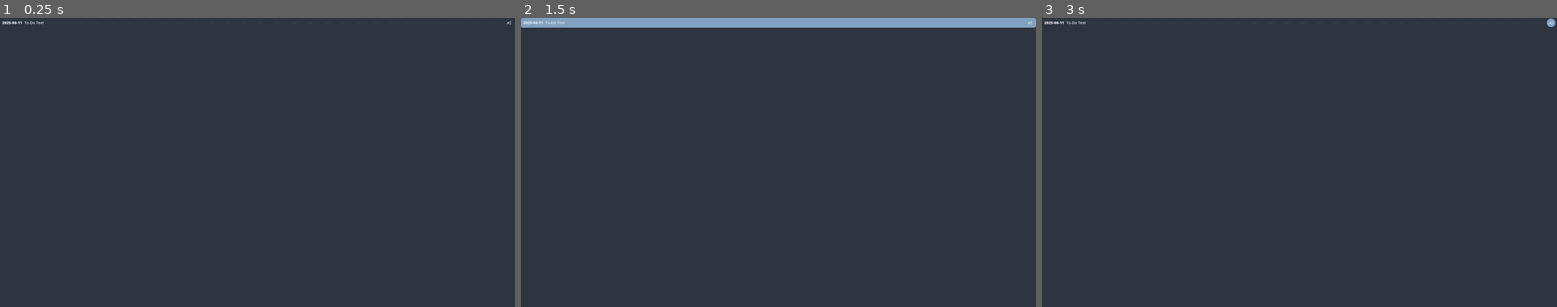
Above: before the commit, frames 1-3 (left to right).
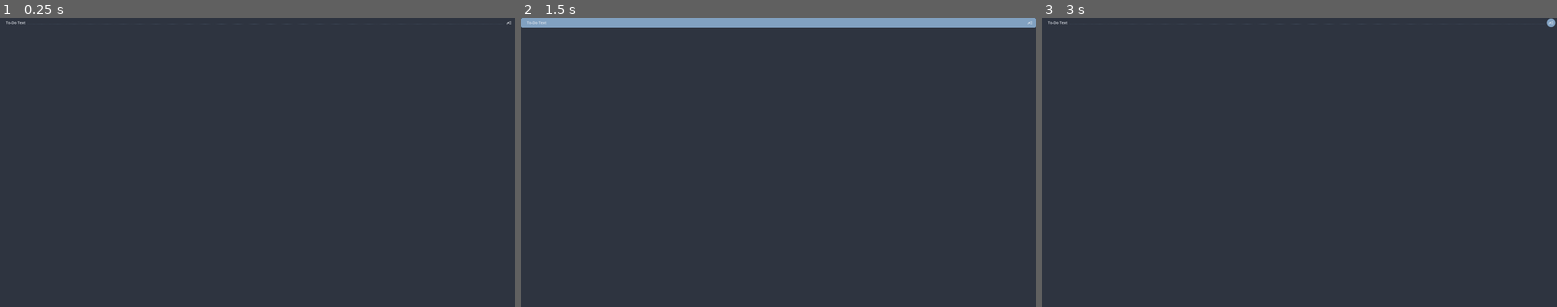
Above: after the commit, the same moments.

Repository: njamster/habituary
Game: Godot game, scene res://main_window/global_search_results/search_result/search_result.tscn
Two runs of this game, one before a commit and one after it. Both use one fixed random seed, a clock stepped at 60 frames per second and the inputs below. This scene is started directly instead of the project's main scene.
Inputs (mouse positions are in pixels of both pictures, inside the frame that each line leads up to):
- Up to frame 1 (0.25 s): no input
- Up to frame 2 (1.5 s): click (1030, 23) at 0.5 s; click (1030, 23) at 1.25 s
- Up to frame 3 (3 s): click (1551, 23) at 2 s; tap Enter at 2.75 s; move the mouse to (1412, 148) at 2.77 s; hold Tab (indent_todo) from 2.78 s (still down); click (1412, 148) at 2.92 s

The runs differ from the first frame. In frame 1, 0.1% of the frame differs, in the area x 0-96%, y 1-3%; in frame 2, less than 0.1%; in frame 3, 0.1%.
Error in both runs: Invalid call. Nonexistent function 'as_dict' in base 'Nil'. (res://custom/resources/date.gd:191)

Commit message:
Group global search results by date
... and make each individual group foldable via an arrow button next to
its date. The folding does *not* persist when modifying the search term!

Also, adjust the position of the dotted ConnectorLines by adding them as
the child of a vertically shrinking MarginContainer with a top margin.

Diff:
--- a/main_window/global_search_results/global_search_results.gd
+++ b/main_window/global_search_results/global_search_results.gd
@@ -34,14 +34,22 @@
 		if key == "capture":
 			continue  # with next key
 
+		var search_result_group := preload(
+			"search_result_group/seach_result_group.tscn"
+		).instantiate()
+		search_result_group.date = Date.from_string(key)
+
 		var line_id := 0
 		for line in Cache.data[key].content:
 			var stripped_line := Utils.strip_tags(line)
 			if stripped_line.contains(Settings.search_query):
 				var search_result := SEARCH_RESULT.instantiate()
 				search_result.fill_in(key, stripped_line, line_id)
-				%SearchResults.add_child(search_result)
+				search_result_group.add_result(search_result)
 			line_id += 1
+
+		if search_result_group.contains_results():
+			$%SearchResults.add_child(search_result_group)
 
 	# If there were no matching items, show the NoHitMessage instead.
 	$NoHitMessage.visible = (%SearchResults.get_child_count() == 0)
--- a/main_window/global_search_results/global_search_results.tscn
+++ b/main_window/global_search_results/global_search_results.tscn
@@ -26,3 +26,4 @@
 unique_name_in_owner = true
 layout_mode = 2
 size_flags_horizontal = 3
+theme_type_variation = &"MediumSeparation"
--- a/main_window/global_search_results/search_result/search_result.gd
+++ b/main_window/global_search_results/search_result/search_result.gd
@@ -6,7 +6,6 @@
 
 func fill_in(key, value, id) -> void:
 	date = Date.from_string(key)
-	%Date.text = date.format("MMM DD, YYYY") + ":"
 	%Text.text = value
 	line_number = id
 
--- a/main_window/global_search_results/search_result/search_result.tscn
+++ b/main_window/global_search_results/search_result/search_result.tscn
@@ -1,7 +1,6 @@
-[gd_scene load_steps=7 format=3 uid="uid://njjkbwxn0qbo"]
+[gd_scene load_steps=6 format=3 uid="uid://njjkbwxn0qbo"]
 
 [ext_resource type="Script" uid="uid://cas8bxt657mew" path="res://main_window/global_search_results/search_result/search_result.gd" id="1_aiq75"]
-[ext_resource type="FontFile" uid="uid://clgk36lj6qey" path="res://theme/fonts/OpenSans-ExtraBold.ttf" id="1_w40yj"]
 [ext_resource type="Texture2D" uid="uid://fwaqgbwuue6c" path="res://main_window/side_panel/bookmarks/bookmark/images/jump_to_todo.svg" id="2_aiq75"]
 [ext_resource type="Texture2D" uid="uid://dvwky1k2js4hn" path="res://main_window/side_panel/help/input_hint/images/dotted_connector.png" id="3_6ui7r"]
 [ext_resource type="Script" uid="uid://bqai4pv020yjf" path="res://custom/tooltip.gd" id="3_lials"]
@@ -29,18 +28,18 @@
 layout_mode = 2
 theme_type_variation = &"SmallSeparation"
 
-[node name="Date" type="Label" parent="HBox"]
-unique_name_in_owner = true
-layout_mode = 2
-theme_override_fonts/font = ExtResource("1_w40yj")
-text = "2025-06-11"
-
 [node name="Text" type="Label" parent="HBox"]
 unique_name_in_owner = true
 layout_mode = 2
 text = "To-Do Text"
 
-[node name="ConnectorLine" type="TextureRect" parent="HBox"]
+[node name="ExtraPadding" type="MarginContainer" parent="HBox"]
+layout_mode = 2
+size_flags_horizontal = 3
+size_flags_vertical = 4
+theme_override_constants/margin_top = 10
+
+[node name="ConnectorLine" type="TextureRect" parent="HBox/ExtraPadding"]
 self_modulate = Color(0.505882, 0.631373, 0.756863, 1)
 layout_mode = 2
 size_flags_horizontal = 3
--- /dev/null
+++ b/main_window/global_search_results/search_result_group/images/folded.svg
@@ -0,0 +1 @@
+<svg xmlns="http://www.w3.org/2000/svg" height="20px" viewBox="0 -960 960 960" width="20px" fill="#FFFFFF"><path d="M522-480 333-669l51-51 240 240-240 240-51-51 189-189Z"/></svg>
--- /dev/null
+++ b/main_window/global_search_results/search_result_group/images/unfolded.svg
@@ -0,0 +1 @@
+<svg xmlns="http://www.w3.org/2000/svg" height="20px" viewBox="0 -960 960 960" width="20px" fill="#FFFFFF"><path d="M480-333 240-573l51-51 189 189 189-189 51 51-240 240Z"/></svg>
--- /dev/null
+++ b/main_window/global_search_results/search_result_group/seach_result_group.gd
@@ -0,0 +1,54 @@
+extends VBoxContainer
+
+
+var date : Date:
+	set(value):
+		if value:
+			date = value
+
+			%Date.text = date.format("MMM DD, YYYY") + ":"
+
+
+func _ready() -> void:
+	_setup_initial_state()
+	_connect_signals()
+
+
+
+func _setup_initial_state() -> void:
+	%ExtraPadding.hide()
+
+
+func _connect_signals() -> void:
+	%FoldToggle.toggled.connect(_on_fold_toggle_toggled)
+	%FoldToggle.mouse_entered.connect(_on_fold_toggle_mouse_entered)
+	%FoldToggle.mouse_exited.connect(_on_fold_toggle_mouse_exited)
+
+
+func _on_fold_toggle_toggled(toggled_on : bool) -> void:
+	$Results.visible = not toggled_on
+
+	if toggled_on:
+		%ExtraPadding.show()
+		%ItemCount.text = "(%d)" % $Results.get_child_count()
+		%FoldToggle/Tooltip.text = "Unfold Group"
+	else:
+		%ExtraPadding.hide()
+		%ItemCount.text = ""
+		%FoldToggle/Tooltip.text = "Fold Group"
+
+
+func _on_fold_toggle_mouse_entered() -> void:
+	%FoldToggle.theme_type_variation = "ToDoItem_Focused"
+
+
+func _on_fold_toggle_mouse_exited() -> void:
+	%FoldToggle.theme_type_variation = "FlatButton"
+
+
+func add_result(node : Node) -> void:
+	$Results.add_child(node)
+
+
+func contains_results() -> bool:
+	return $Results.get_child_count() > 0
--- /dev/null
+++ b/main_window/global_search_results/search_result_group/seach_result_group.tscn
@@ -0,0 +1,69 @@
+[gd_scene load_steps=8 format=3 uid="uid://dfj2k46fd31gp"]
+
+[ext_resource type="Script" uid="uid://dkechn1xp1m5k" path="res://main_window/global_search_results/search_result_group/seach_result_group.gd" id="1_yx6sb"]
+[ext_resource type="Texture2D" uid="uid://sfx7hdmd5ns0" path="res://main_window/global_search_results/search_result_group/images/unfolded.svg" id="2_bj5ei"]
+[ext_resource type="FontFile" uid="uid://clgk36lj6qey" path="res://theme/fonts/OpenSans-ExtraBold.ttf" id="2_vn6h3"]
+[ext_resource type="Script" uid="uid://dnkjpbn8pmav1" path="res://custom/toggle_button.gd" id="3_d46gf"]
+[ext_resource type="Texture2D" uid="uid://bqw1t06vwq4tt" path="res://main_window/global_search_results/search_result_group/images/folded.svg" id="4_wda2y"]
+[ext_resource type="Script" uid="uid://bqai4pv020yjf" path="res://custom/tooltip.gd" id="5_d46gf"]
+[ext_resource type="Texture2D" uid="uid://dvwky1k2js4hn" path="res://main_window/side_panel/help/input_hint/images/dotted_connector.png" id="7_wda2y"]
+
+[node name="SeachResultGroup" type="VBoxContainer"]
+offset_right = 40.0
+offset_bottom = 40.0
+script = ExtResource("1_yx6sb")
+
+[node name="Header" type="HBoxContainer" parent="."]
+layout_mode = 2
+theme_type_variation = &"TinySeparation"
+
+[node name="FoldToggle" type="Button" parent="Header"]
+unique_name_in_owner = true
+layout_mode = 2
+focus_mode = 0
+mouse_default_cursor_shape = 2
+theme_type_variation = &"FlatButton"
+theme_override_constants/icon_max_width = 20
+toggle_mode = true
+icon = ExtResource("2_bj5ei")
+flat = true
+script = ExtResource("3_d46gf")
+icon_toggled_off = ExtResource("2_bj5ei")
+icon_toggled_on = ExtResource("4_wda2y")
+metadata/_custom_type_script = "uid://dnkjpbn8pmav1"
+
+[node name="Tooltip" type="Node" parent="Header/FoldToggle"]
+script = ExtResource("5_d46gf")
+text = "Fold Group"
+popup_delay = 1.5
+gap_width = 3
+metadata/_custom_type_script = "uid://bqai4pv020yjf"
+
+[node name="Date" type="Label" parent="Header"]
+unique_name_in_owner = true
+layout_mode = 2
+theme_override_fonts/font = ExtResource("2_vn6h3")
+
+[node name="ExtraPadding" type="MarginContainer" parent="Header"]
+unique_name_in_owner = true
+visible = false
+layout_mode = 2
+size_flags_horizontal = 3
+size_flags_vertical = 4
+theme_override_constants/margin_top = 12
+
+[node name="ConnectorLine" type="TextureRect" parent="Header/ExtraPadding"]
+self_modulate = Color(0.505882, 0.631373, 0.756863, 1)
+layout_mode = 2
+size_flags_horizontal = 3
+size_flags_vertical = 4
+texture = ExtResource("7_wda2y")
+stretch_mode = 1
+
+[node name="ItemCount" type="Label" parent="Header"]
+unique_name_in_owner = true
+layout_mode = 2
+theme_type_variation = &"SearchResultGroup_ItemCount"
+
+[node name="Results" type="VBoxContainer" parent="."]
+layout_mode = 2
--- a/theme/dark_theme.tres
+++ b/theme/dark_theme.tres
@@ -696,15 +696,21 @@
 anti_aliasing_size = 0.33
 
 [sub_resource type="StyleBoxFlat" id="StyleBoxFlat_aj72w"]
-content_margin_left = 8.0
+content_margin_left = 22.0
 content_margin_top = 4.0
 content_margin_right = 8.0
 content_margin_bottom = 4.0
 draw_center = false
 corner_detail = 5
 
+[sub_resource type="StyleBoxEmpty" id="StyleBoxEmpty_bc6ul"]
+content_margin_left = 0.0
+content_margin_top = 0.0
+content_margin_right = 9.0
+content_margin_bottom = 0.0
+
 [sub_resource type="StyleBoxFlat" id="StyleBoxFlat_nxxwh"]
-content_margin_left = 8.0
+content_margin_left = 22.0
 content_margin_top = 4.0
 content_margin_right = 8.0
 content_margin_bottom = 4.0
@@ -1068,6 +1074,10 @@
 SearchBar_ShortcutHint/styles/pressed = SubResource("StyleBoxFlat_tapk3")
 SearchResult/base_type = &"PanelContainer"
 SearchResult/styles/panel = SubResource("StyleBoxFlat_aj72w")
+SearchResultGroup_ItemCount/base_type = &"Label"
+SearchResultGroup_ItemCount/colors/font_color = Color(0.505882, 0.631373, 0.756863, 1)
+SearchResultGroup_ItemCount/font_sizes/font_size = 12
+SearchResultGroup_ItemCount/styles/normal = SubResource("StyleBoxEmpty_bc6ul")
 SearchResult_Focused/base_type = &"PanelContainer"
 SearchResult_Focused/styles/panel = SubResource("StyleBoxFlat_nxxwh")
 SidePanel/base_type = &"PanelContainer"
--- a/theme/generator.gd
+++ b/theme/generator.gd
@@ -828,7 +828,7 @@
 
 	search_result.set_main_style({
 		"draw_center" = false,
-		"content_margin" = { "left": 8, "top": 4, "right": 8, "bottom": 4 },
+		"content_margin" = { "left": 22, "top": 4, "right": 8, "bottom": 4 },
 	})
 	#endregion
 
@@ -839,8 +839,19 @@
 		"bg_color" = primary_3,
 		"corner_radius" = 6,
 		"anti_aliasing_size" = 0.33,
-		"content_margin" = { "left": 8, "top": 4, "right": 8, "bottom": 4 },
-	})
+		"content_margin" = { "left": 22, "top": 4, "right": 8, "bottom": 4 },
+	})
+	#endregion
+
+	#region SearchResultGroup_ItemCount
+	var search_result_group_item_count := theme.create_theme_type("SearchResultGroup_ItemCount", "Label")
+
+	search_result_group_item_count.font_size = 12
+	search_result_group_item_count.font_color = primary_3
+
+	search_result_group_item_count.normal = {
+		"content_margin" = { "right": 9 }
+	}
 	#endregion
 
 	# ----------------------------------------
--- a/theme/light_theme.tres
+++ b/theme/light_theme.tres
@@ -696,15 +696,21 @@
 anti_aliasing_size = 0.33
 
 [sub_resource type="StyleBoxFlat" id="StyleBoxFlat_an21j"]
-content_margin_left = 8.0
+content_margin_left = 22.0
 content_margin_top = 4.0
 content_margin_right = 8.0
 content_margin_bottom = 4.0
 draw_center = false
 corner_detail = 5
 
+[sub_resource type="StyleBoxEmpty" id="StyleBoxEmpty_a6e4j"]
+content_margin_left = 0.0
+content_margin_top = 0.0
+content_margin_right = 9.0
+content_margin_bottom = 0.0
+
 [sub_resource type="StyleBoxFlat" id="StyleBoxFlat_3qpw5"]
-content_margin_left = 8.0
+content_margin_left = 22.0
 content_margin_top = 4.0
 content_margin_right = 8.0
 content_margin_bottom = 4.0
@@ -1068,6 +1074,10 @@
 SearchBar_ShortcutHint/styles/pressed = SubResource("StyleBoxFlat_440ef")
 SearchResult/base_type = &"PanelContainer"
 SearchResult/styles/panel = SubResource("StyleBoxFlat_an21j")
+SearchResultGroup_ItemCount/base_type = &"Label"
+SearchResultGroup_ItemCount/colors/font_color = Color(0.505882, 0.631373, 0.756863, 1)
+SearchResultGroup_ItemCount/font_sizes/font_size = 12
+SearchResultGroup_ItemCount/styles/normal = SubResource("StyleBoxEmpty_a6e4j")
 SearchResult_Focused/base_type = &"PanelContainer"
 SearchResult_Focused/styles/panel = SubResource("StyleBoxFlat_3qpw5")
 SidePanel/base_type = &"PanelContainer"
Not shown, added: main_window/global_search_results/search_result_group/images/folded.svg.import
Not shown, added: main_window/global_search_results/search_result_group/images/unfolded.svg.import
Not shown, added: main_window/global_search_results/search_result_group/seach_result_group.gd.uid
Not shown: 1 places in theme/dark_theme.tres that only renumber resources
Not shown: 1 places in theme/light_theme.tres that only renumber resources
